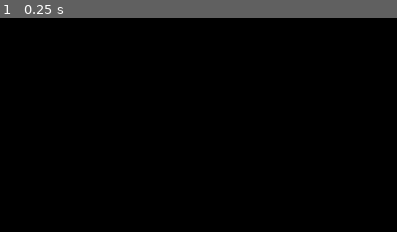
Above: before the commit, frame 1.
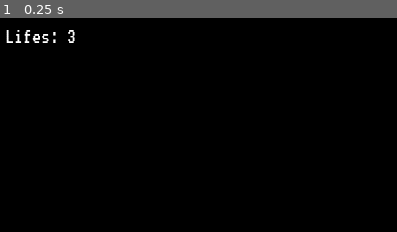
Above: after the commit, the same moment.

Repository: jadeng3/Brick-Breakers2
Game: Godot game, scene res://Scenes/main.tscn
The game is run twice, just before and just after one commit, with the same random seed, the same clock (stepped at 60 frames per second) and the same inputs.
Inputs:
- Up to frame 1 (0.25 s): no input
The pictures show only the part of the screen within x 0-50%, y 0-50%; the shares and areas given below are measured in that part.

The runs differ from the first frame. In frame 1, 0.4% of the frame differs, in the area x 1-19%, y 5-12%.

Commit message:
finished progress check #3

Diff:
--- /dev/null
+++ b/Scenes/death_zone.gd
@@ -0,0 +1,8 @@
+extends Area2D
+
+class_name DeathZone
+
+signal life_lost
+
+func _on_body_entered(body):
+	life_lost.emit()
--- a/Scenes/main.tscn
+++ b/Scenes/main.tscn
@@ -1,10 +1,14 @@
-[gd_scene load_steps=4 format=3 uid="uid://bv1syx6803v0"]
+[gd_scene load_steps=6 format=3 uid="uid://bv1syx6803v0"]
 
+[ext_resource type="PackedScene" uid="uid://ccirrh1fcp2bs" path="res://ui.tscn" id="1_61r1y"]
 [ext_resource type="PackedScene" uid="uid://mxmlik43w1cg" path="res://Scenes/paddle.tscn" id="1_bwjvb"]
 [ext_resource type="PackedScene" uid="uid://em5x60pt1ul7" path="res://ball.tscn" id="2_7166u"]
 [ext_resource type="PackedScene" uid="uid://cl2p5hjlwvlno" path="res://wall.tscn" id="3_qqus4"]
+[ext_resource type="PackedScene" uid="uid://c2gt3n0ptixr5" path="res://death_zone.tscn" id="4_gqcs4"]
 
 [node name="Main" type="Node"]
+
+[node name="UI" parent="." instance=ExtResource("1_61r1y")]
 
 [node name="Camera2D" type="Camera2D" parent="."]
 
@@ -13,9 +17,11 @@
 collision_layer = 2
 camera = NodePath("../Camera2D")
 
-[node name="Ball" parent="." instance=ExtResource("2_7166u")]
+[node name="Ball" parent="." node_paths=PackedStringArray("death_zone", "ui") instance=ExtResource("2_7166u")]
 position = Vector2(2.08165e-12, 152)
 collision_mask = 14
+death_zone = NodePath("../DeathZone")
+ui = NodePath("../UI")
 
 [node name="Walls" type="Node" parent="."]
 
@@ -32,3 +38,6 @@
 position = Vector2(586, -54)
 rotation = 1.5708
 collision_layer = 4
+
+[node name="DeathZone" parent="." instance=ExtResource("4_gqcs4")]
+position = Vector2(0, 369)
--- a/Scripts/ball.gd
+++ b/Scripts/ball.gd
@@ -1,11 +1,15 @@
 extends CharacterBody2D
 
 class_name Ball
+
+signal life_lost
 
 const VELOCITY_LIMIT = 40
 
 @export var ball_speed = 20
 @export var lifes = 3
+@export var death_zone: DeathZone
+@export var ui: UI
 
 var speed_up_factor = 1.05
 
@@ -14,7 +18,9 @@
 var start_position: Vector2
 
 func _ready():
+	ui.set_lifes(lifes)
 	start_position = position
+	death_zone.life_lost.connect(on_life_lost)
 
 func _physics_process(delta):
 	var collision = move_and_collide(velocity * ball_speed * delta)
@@ -28,3 +34,17 @@
 	randomize()
 
 	velocity = Vector2(randf_range(-1, 1), randf_range(-.1, -1)).normalized() * ball_speed
+
+
+func on_life_lost():
+	lifes -= 1
+	if lifes == 0:
+		ui.game_over()
+	else:
+		life_lost.emit()
+		reset_ball()
+		ui.set_lifes(lifes)
+
+func reset_ball():
+		position = start_position
+		velocity = Vector2.ZERO
--- a/Scripts/paddle.gd
+++ b/Scripts/paddle.gd
@@ -14,6 +14,7 @@
 @onready var collision_shape_2d = $CollisionShape2D
 
 func _ready():
+	ball.life_lost.connect(on_ball_lost)
 	camera_rect = camera.get_viewport_rect()
 	half_paddle_width = collision_shape_2d.shape.get_rect().size.x / 2 * scale.x
 
@@ -41,3 +42,7 @@
 	if direction != Vector2.ZERO && !is_ball_started:
 		ball.start_ball()
 		is_ball_started = true
+
+func on_ball_lost():
+	is_ball_started = false
+	direction = Vector2.ZERO
--- /dev/null
+++ b/Scripts/ui.gd
@@ -0,0 +1,15 @@
+extends CanvasLayer
+
+class_name UI
+
+@onready var lifes_label = %LifesLabel
+@onready var game_lost_container= $GameLostContainer
+
+func set_lifes(lifes:int):
+	lifes_label.text = "Lifes: %d" % lifes
+
+func game_over():
+	game_lost_container.show()
+
+func _on_game_lost_button_pressed():
+	get_tree().reload_current_scene()
--- /dev/null
+++ b/area_2d.tscn
@@ -0,0 +1,8 @@
+[gd_scene load_steps=2 format=3 uid="uid://2q26n5fawkwo"]
+
+[sub_resource type="RectangleShape2D" id="RectangleShape2D_whhu4"]
+
+[node name="Area2D" type="Area2D"]
+
+[node name="CollisionShape2D" type="CollisionShape2D" parent="."]
+shape = SubResource("RectangleShape2D_whhu4")
--- /dev/null
+++ b/death_zone.tscn
@@ -0,0 +1,14 @@
+[gd_scene load_steps=3 format=3 uid="uid://c2gt3n0ptixr5"]
+
+[ext_resource type="Script" path="res://Scenes/death_zone.gd" id="1_4mwic"]
+
+[sub_resource type="RectangleShape2D" id="RectangleShape2D_cuhxq"]
+size = Vector2(1164, 20)
+
+[node name="DeathZone" type="Area2D"]
+script = ExtResource("1_4mwic")
+
+[node name="CollisionShape2D" type="CollisionShape2D" parent="."]
+shape = SubResource("RectangleShape2D_cuhxq")
+
+[connection signal="body_entered" from="." to="." method="_on_body_entered"]
--- /dev/null
+++ b/ui.tscn
@@ -0,0 +1,68 @@
+[gd_scene load_steps=4 format=3 uid="uid://ccirrh1fcp2bs"]
+
+[ext_resource type="Script" path="res://Scripts/ui.gd" id="1_d7811"]
+[ext_resource type="FontFile" uid="uid://b4pqfbvte11k6" path="res://Assets/VT323-Regular.ttf" id="2_r7aku"]
+
+[sub_resource type="StyleBoxFlat" id="StyleBoxFlat_863t7"]
+bg_color = Color(0.901961, 0, 0, 1)
+
+[node name="UI" type="CanvasLayer"]
+script = ExtResource("1_d7811")
+
+[node name="MarginContainer" type="MarginContainer" parent="."]
+anchors_preset = 15
+anchor_right = 1.0
+anchor_bottom = 1.0
+grow_horizontal = 2
+grow_vertical = 2
+theme_override_constants/margin_left = 16
+theme_override_constants/margin_top = 16
+theme_override_constants/margin_right = 16
+theme_override_constants/margin_bottom = 16
+
+[node name="HBoxContainer" type="HBoxContainer" parent="MarginContainer"]
+layout_mode = 2
+
+[node name="LifesLabel" type="Label" parent="MarginContainer/HBoxContainer"]
+unique_name_in_owner = true
+texture_filter = 1
+layout_mode = 2
+size_flags_horizontal = 0
+size_flags_vertical = 0
+theme_override_fonts/font = ExtResource("2_r7aku")
+theme_override_font_sizes/font_size = 32
+text = "Lifes: 3"
+
+[node name="GameLostContainer" type="CenterContainer" parent="."]
+visible = false
+anchors_preset = 15
+anchor_right = 1.0
+anchor_bottom = 1.0
+grow_horizontal = 2
+grow_vertical = 2
+
+[node name="Panel" type="Panel" parent="GameLostContainer"]
+custom_minimum_size = Vector2(300, 300)
+layout_mode = 2
+theme_override_styles/panel = SubResource("StyleBoxFlat_863t7")
+
+[node name="VBoxContainer" type="VBoxContainer" parent="GameLostContainer/Panel"]
+layout_mode = 1
+anchors_preset = 15
+anchor_right = 1.0
+anchor_bottom = 1.0
+grow_horizontal = 2
+grow_vertical = 2
+alignment = 1
+
+[node name="Label" type="Label" parent="GameLostContainer/Panel/VBoxContainer"]
+layout_mode = 2
+text = "YOU HAVE LOST"
+horizontal_alignment = 1
+vertical_alignment = 1
+
+[node name="GameLostButton" type="Button" parent="GameLostContainer/Panel/VBoxContainer"]
+layout_mode = 2
+text = "RESTART GAME"
+
+[connection signal="pressed" from="GameLostContainer/Panel/VBoxContainer/GameLostButton" to="." method="_on_game_lost_button_pressed"]
